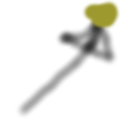
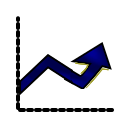
Revision of a layered w=128, h=128 image; what changed, layer by layer:
added layer "Layer #1" above "Pasted Layer copy" over [19, 53, 73, 96]
added layer "Pasted Layer copy" above "Transformation" over [64, 42, 112, 89]
added layer "Layer" above "Background" over [16, 16, 114, 112]
painted on "Background" over [16, 0, 121, 118]
